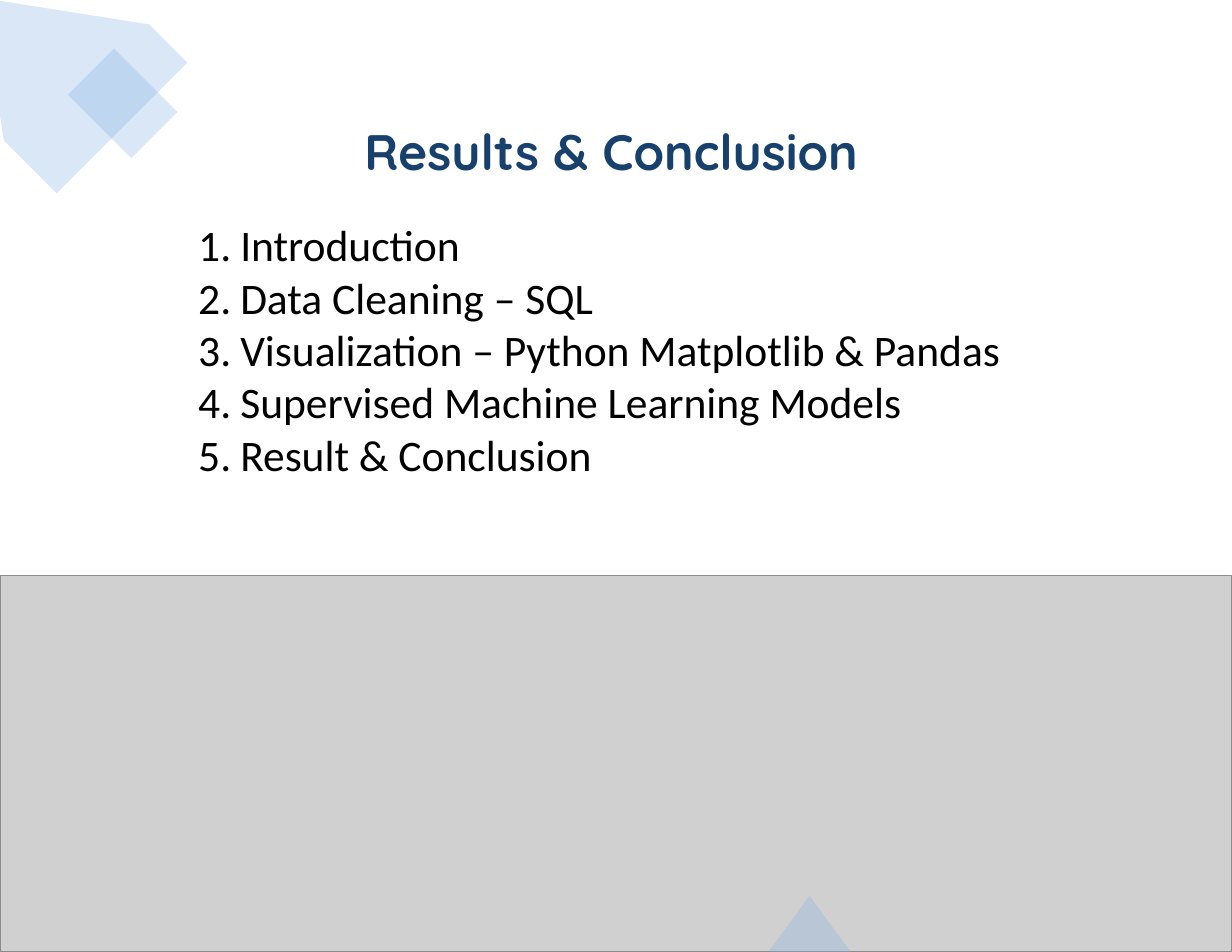
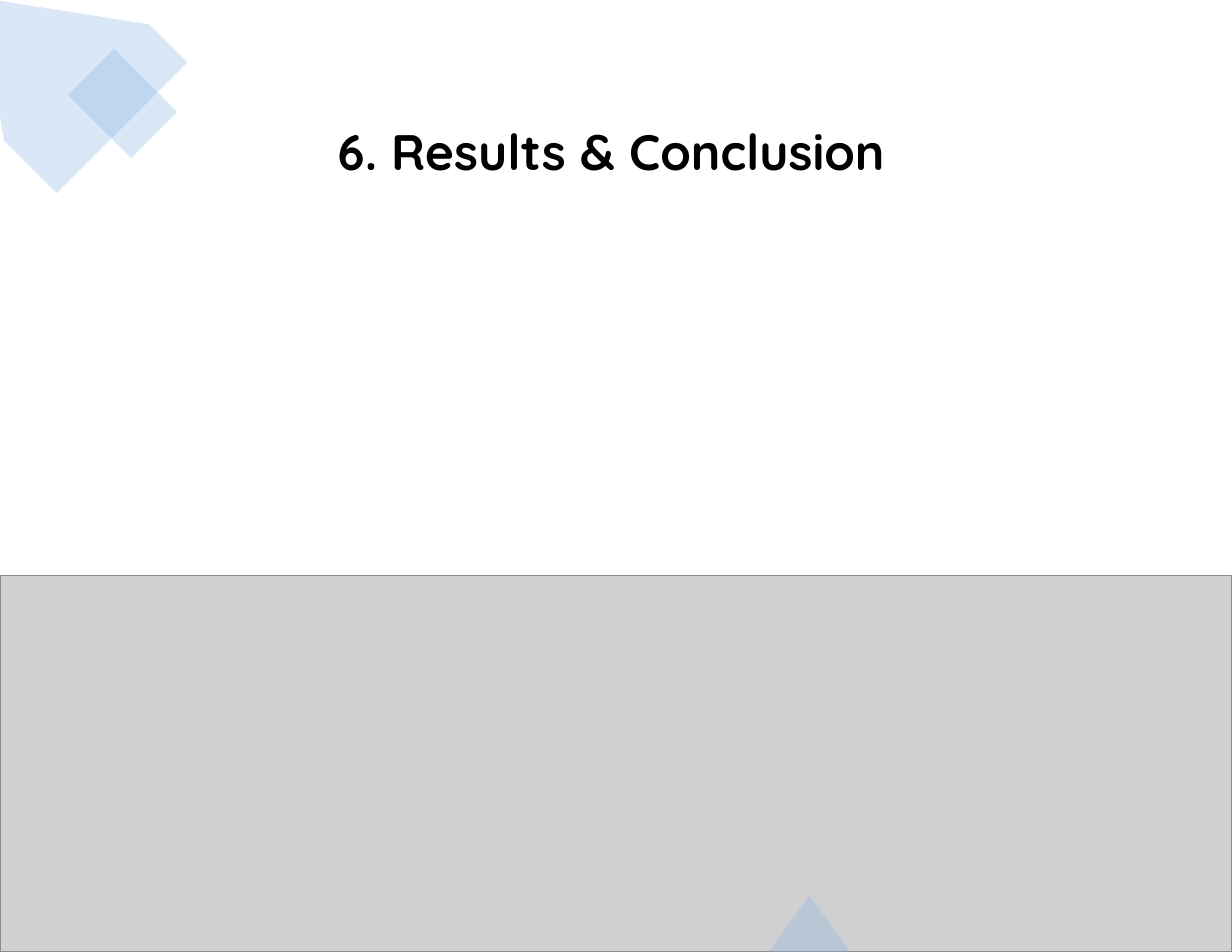
Before and after one commit to jojoalva/Stroke-Project-4, a slide deck: slide 24 of Presentation/Project4_presentation_draft.pptx (slide 18 before the commit). Drawn at 1232x952 pixels with LibreOffice and Linux fonts; fonts in the diff are those of the drawing; grey boxes stand for pictures. Boxes give left, top, right and bottom in pixels: in the first picture for what was removed or moved away, otherwise in the second. Text is boxed around its words. In the diff, an @@ line names an element or a change of style, - is before the commit and + after.

```diff
--- a/Presentation/Project4_presentation_draft.pptx
+++ b/Presentation/Project4_presentation_draft.pptx
@@ text at box(338, 133, 884, 171): text changed; text colour #17406D to #000000 @@
-Results & Conclusion
+6. Results & Conclusion
@@ text removed at box(240, 230, 1000, 472) @@
-1. Introduction
-2. Data Cleaning – SQL
-3. Visualization – Python Matplotlib & Pandas
-4. Supervised Machine Learning Models
-5. Result & Conclusion
```
Also in this commit, not shown: 15 other slides changed, 7 slides added, 1 slide removed, 1 other file.
